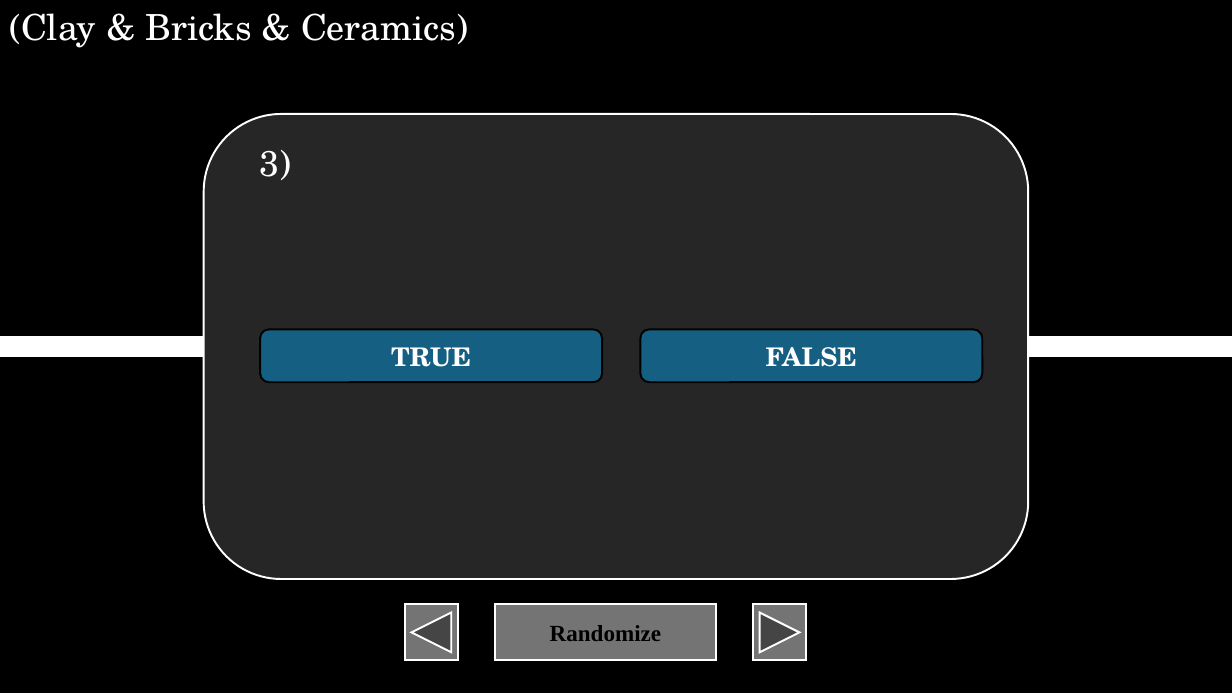
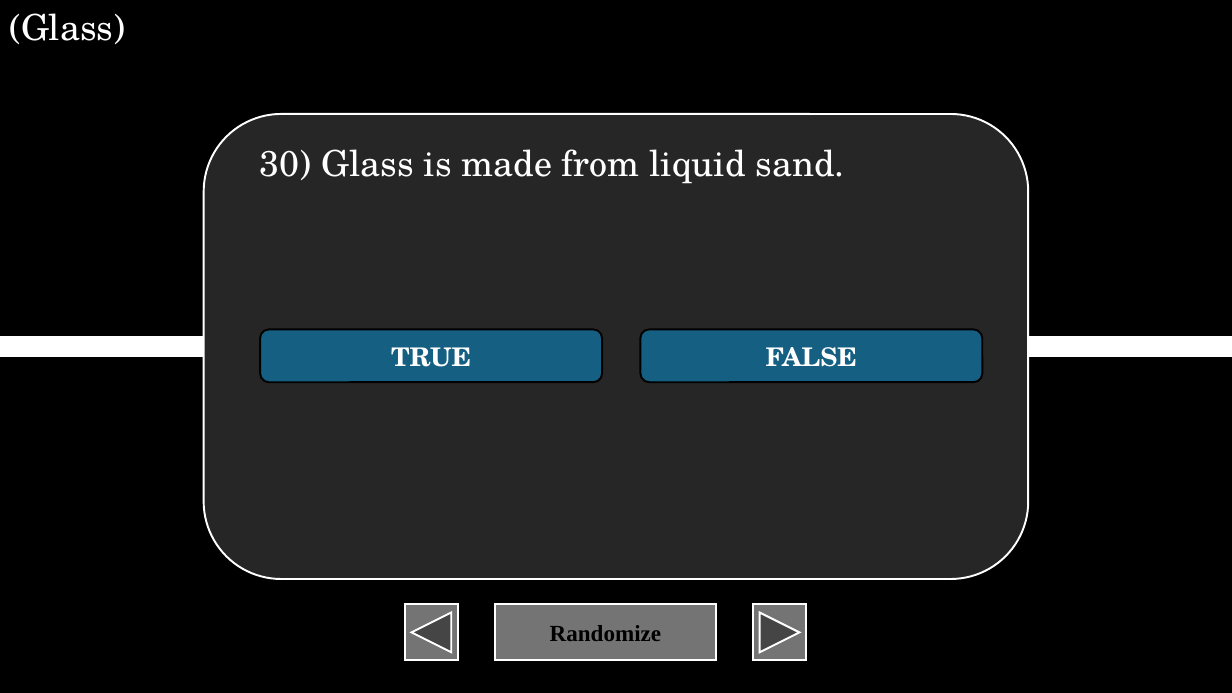
Before and after one commit to XIvanSolomonX/Archi-Reviewer, a slide deck: slide 256 of BU.pptm (slide 228 before the commit). Drawn at 1232x693 pixels with LibreOffice and Linux fonts; fonts in the diff are those of the drawing. Boxes give left, top, right and bottom in pixels: in the first picture for what was removed or moved away, otherwise in the second. Text is boxed around its words. In the diff, an @@ line names an element or a change of style, - is before the commit and + after.

```diff
--- a/BU.pptm
+++ b/BU.pptm
@@ text at [9, 13, 125, 44]: text changed @@
-(Clay & Bricks & Ceramics)
+(Glass)
@@ text at [259, 149, 845, 184]: text changed @@
-3)
+30) Glass is made from liquid sand.
```
Also in this commit, not shown: 1 other slide changed, 72 slides added.
